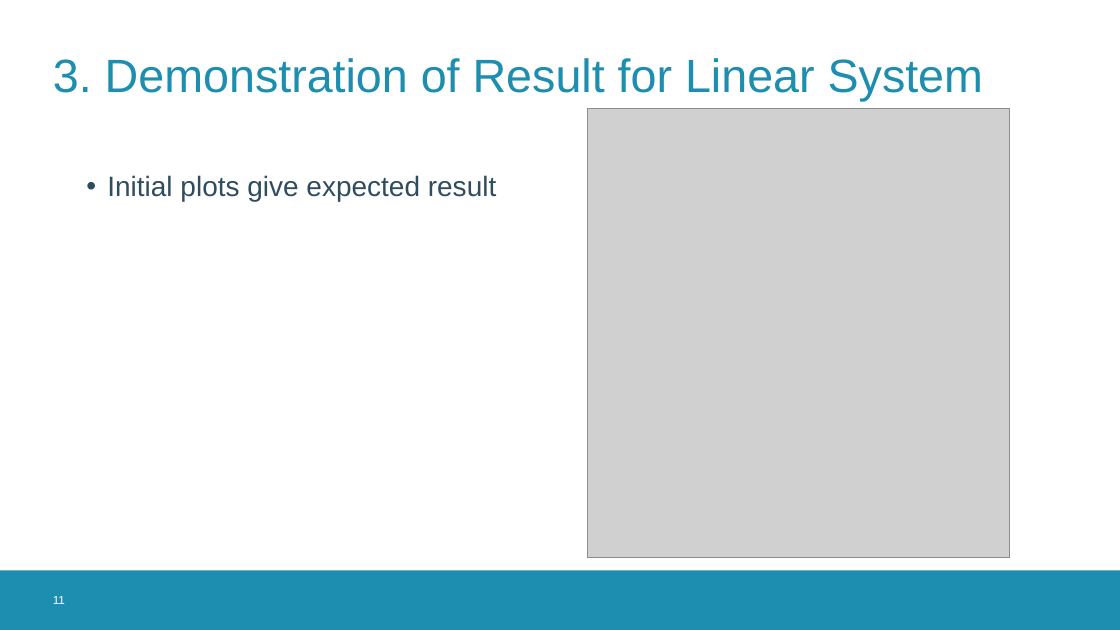
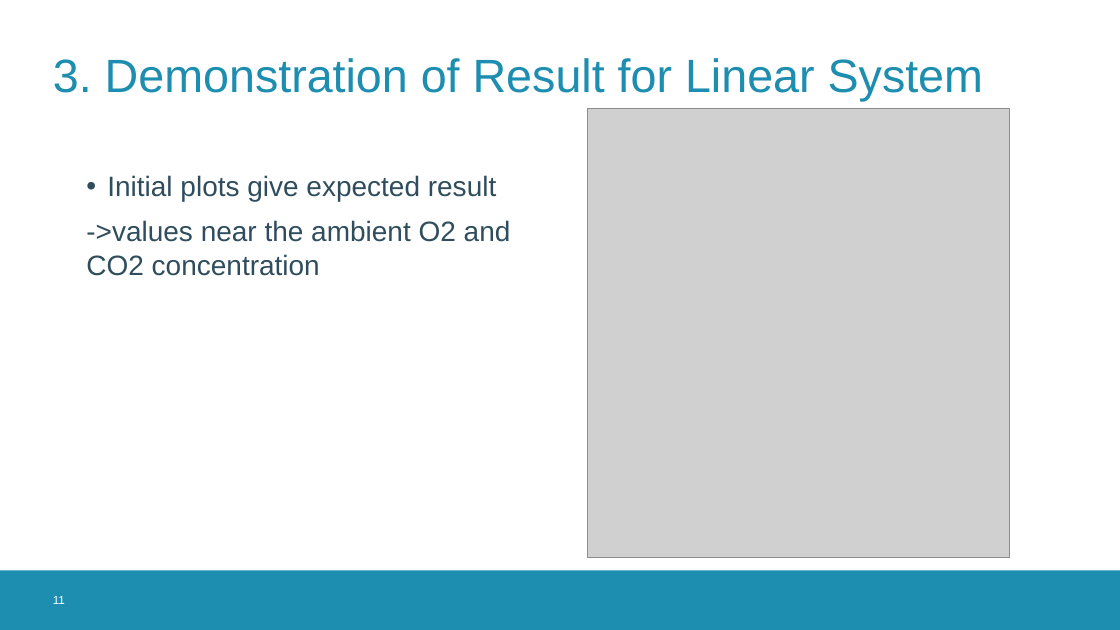
Before and after one commit to MichielDeKoninck/ThePearProject, a slide deck: slide 11 of PearProjectPresentation.pptx. Drawn at 1120x630 pixels with LibreOffice and Linux fonts; fonts in the diff are those of the drawing; grey boxes stand for pictures; background and template pictures are left out. Boxes give left, top, right and bottom in pixels: in the first picture for what was removed or moved away, otherwise in the second. Text is boxed around its words. In the diff, an @@ line names an element or a change of style, - is before the commit and + after.

```diff
--- a/PearProjectPresentation.pptx
+++ b/PearProjectPresentation.pptx
@@ text at bbox=[86, 220, 511, 276]: paragraph added @@
+->values near the ambient O2 and CO2 concentration
```
Also in this commit, not shown: 5 other slides changed, 1 slide added, 15 other files.
